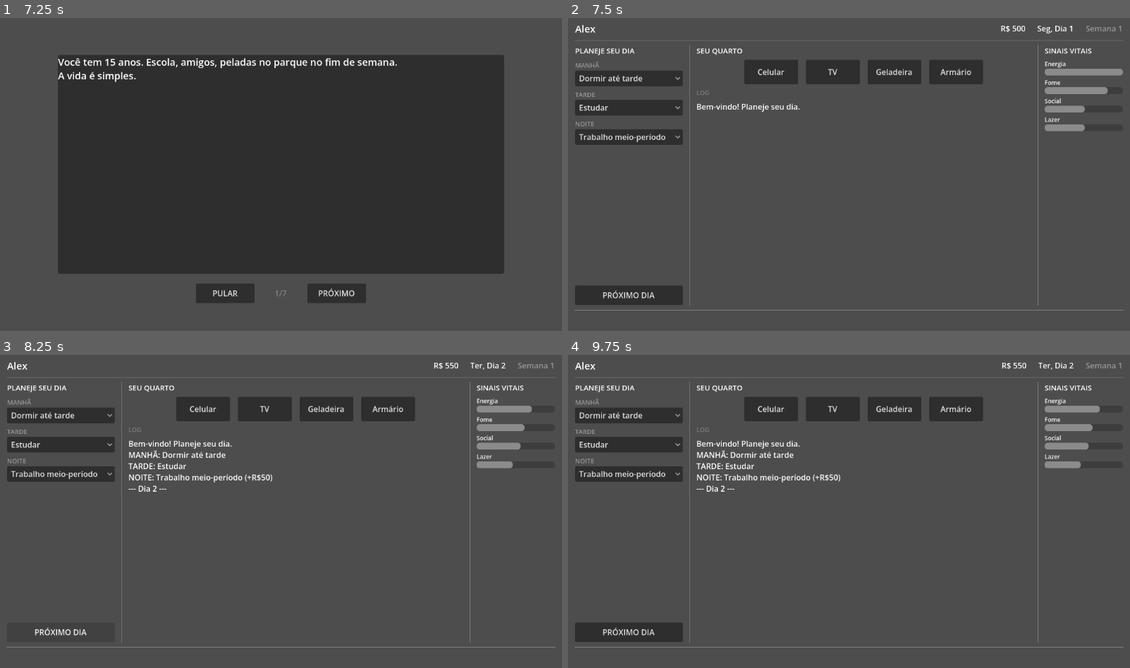
Above: before the commit, frames 1-4 (two rows, left to right).
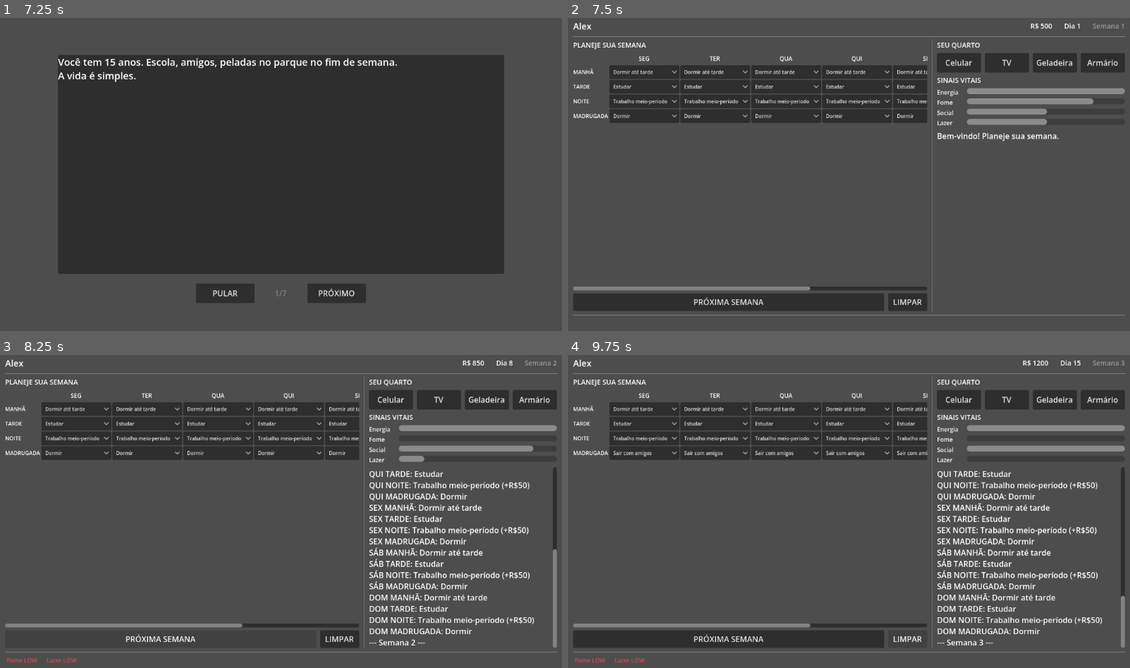
Above: after the commit, the same moments.

Repository: Slaxis/FlagFootballManager
Game: Godot game, scene res://engine/game/game.tscn
Two runs of this game, one before a commit and one after it. Both use one fixed random seed, a clock stepped at 60 frames per second and the inputs below.
Inputs (mouse positions are in pixels of both pictures, inside the frame that each line leads up to):
- Up to frame 1 (7.25 s): click "INICIAR" at 0.5 s; click (281, 168) at 1.25 s; click "OK" at 2 s; click (488, 36) at 2.77 s; type "Alex" at 2.85 s; click "JOGADOR" at 3.5 s; click "M" at 4.25 s; click "F" at 5 s; click "·" at 5.75 s; click "INICIAR" at 6.5 s
- Up to frame 2 (7.5 s): click "PULAR" at 7.25 s
- Up to frame 3 (8.25 s): click (61, 633) at 8 s, where only the run before the commit has a clickable "PRÓXIMO DIA"
- Up to frame 4 (9.75 s): click (730, 639) at 8.75 s, where only the run after the commit has a clickable "PRÓXIMA SEMANA"; click (905, 639) at 9.5 s, where only the run after the commit has a clickable "LIMPAR"

Frame 1 is identical in both runs. In frame 2, 19% of the frame differs, in the area x 0-100%, y 1-96%; in frame 3, 20%; in frame 4, 22%, in the area x 0-100%, y 1-99%.

Commit message:
feat: weekly planner grid (7x4) replaces daily slot planner
Home screen now shows a 7-column x 4-row grid (Mon-Sun x
Morning/Afternoon/Night/Late Night). Each cell is an OptionButton
filtered by slot availability. Late Night defaults to Sleep.
NEXT WEEK resolves all 28 slots. CLEAR resets grid.

Added late_night slot and "Stay Up Late" activity.

Co-Authored-By: Claude Opus 4.6 (1M context) <noreply@anthropic.com>

Diff:
--- a/game/defs/activity.json
+++ b/game/defs/activity.json
@@ -40,28 +40,28 @@
       "id": "socialize",
       "name": {"pt": "Sair com amigos", "en": "Hang Out"},
       "desc": {"pt": "Encontrar amigos, conversar, se divertir", "en": "Meet friends, talk, have a good time"},
-      "slots": ["afternoon", "night"],
+      "slots": ["afternoon", "night", "late_night"],
       "effects": {"energy": -5, "social": 25, "leisure": 15, "hunger": -10}
     },
     {
       "id": "watch_tv",
       "name": {"pt": "Assistir TV", "en": "Watch TV"},
       "desc": {"pt": "Relaxar no sofá, recarregar", "en": "Relax on the couch, recharge"},
-      "slots": ["morning", "afternoon", "night"],
+      "slots": ["morning", "afternoon", "night", "late_night"],
       "effects": {"energy": 5, "leisure": 20, "social": -5}
     },
     {
       "id": "watch_game",
       "name": {"pt": "Assistir jogo / filme", "en": "Watch Game Film"},
       "desc": {"pt": "Estudar jogadas, formações e tendências", "en": "Study plays, formations, and opponent tendencies"},
-      "slots": ["morning", "afternoon", "night"],
+      "slots": ["morning", "afternoon", "night", "late_night"],
       "effects": {"energy": -10, "leisure": -5}
     },
     {
       "id": "browse_phone",
       "name": {"pt": "Mexer no celular", "en": "Browse Phone"},
       "desc": {"pt": "Ver times, comprar, conversar", "en": "Check teams, shop, chat with friends"},
-      "slots": ["morning", "afternoon", "night"],
+      "slots": ["morning", "afternoon", "night", "late_night"],
       "effects": {"energy": -5, "leisure": 10}
     },
     {
@@ -83,8 +83,15 @@
       "id": "sleep",
       "name": {"pt": "Dormir", "en": "Sleep"},
       "desc": {"pt": "Ir pra cama — essencial pra recuperação", "en": "Go to bed — essential for recovery"},
-      "slots": ["night"],
+      "slots": ["night", "late_night"],
       "effects": {"energy": 40, "hunger": -5}
+    },
+    {
+      "id": "stay_up_late",
+      "name": {"pt": "Virar a noite", "en": "Stay Up Late"},
+      "desc": {"pt": "Ficar acordado de madrugada — ruim pra energia", "en": "Pull a late night — bad for energy"},
+      "slots": ["late_night"],
+      "effects": {"energy": -20, "leisure": 15}
     }
   ]
 }
--- a/game/modules/brasil_2026/ui/player_home/player_home.gd
+++ b/game/modules/brasil_2026/ui/player_home/player_home.gd
@@ -1,29 +1,36 @@
 extends Control
 
-const SLOTS: Array[String] = ["morning", "afternoon", "night"]
+const DAYS: Array[String] = ["mon", "tue", "wed", "thu", "fri", "sat", "sun"]
+const SLOTS: Array[String] = ["morning", "afternoon", "night", "late_night"]
+
+const DAY_LABELS: Dictionary = {
+	"mon": {"pt": "SEG", "en": "MON"},
+	"tue": {"pt": "TER", "en": "TUE"},
+	"wed": {"pt": "QUA", "en": "WED"},
+	"thu": {"pt": "QUI", "en": "THU"},
+	"fri": {"pt": "SEX", "en": "FRI"},
+	"sat": {"pt": "SÁB", "en": "SAT"},
+	"sun": {"pt": "DOM", "en": "SUN"},
+}
 const SLOT_LABELS: Dictionary = {
-	"morning":   {"pt": "MANHÃ",  "en": "MORNING"},
-	"afternoon": {"pt": "TARDE",  "en": "AFTERNOON"},
-	"night":     {"pt": "NOITE",  "en": "NIGHT"},
+	"morning":    {"pt": "MANHÃ",      "en": "MORN"},
+	"afternoon":  {"pt": "TARDE",      "en": "AFT"},
+	"night":      {"pt": "NOITE",      "en": "NITE"},
+	"late_night": {"pt": "MADRUGADA",  "en": "LATE"},
 }
-const DAY_NAMES_I18N: Dictionary = {
-	"pt": ["Seg", "Ter", "Qua", "Qui", "Sex", "Sáb", "Dom"],
-	"en": ["Mon", "Tue", "Wed", "Thu", "Fri", "Sat", "Sun"],
-}
-const T_PLAN: Dictionary = {"pt": "PLANEJE SEU DIA", "en": "PLAN YOUR DAY"}
-const T_NEXT: Dictionary = {"pt": "PRÓXIMO DIA", "en": "NEXT DAY"}
-const T_ROOM: Dictionary = {"pt": "SEU QUARTO", "en": "YOUR ROOM"}
-const T_LOG: Dictionary = {"pt": "LOG", "en": "LOG"}
-const T_VITALS: Dictionary = {"pt": "SINAIS VITAIS", "en": "VITALS"}
 const T_WEEK: Dictionary = {"pt": "Semana", "en": "Week"}
 const T_DAY: Dictionary = {"pt": "Dia", "en": "Day"}
-const T_WELCOME: Dictionary = {"pt": "Bem-vindo! Planeje seu dia.", "en": "Welcome home. Plan your day."}
+const T_PLAN: Dictionary = {"pt": "PLANEJE SUA SEMANA", "en": "PLAN YOUR WEEK"}
+const T_NEXT_WEEK: Dictionary = {"pt": "PRÓXIMA SEMANA", "en": "NEXT WEEK"}
+const T_CLEAR: Dictionary = {"pt": "LIMPAR", "en": "CLEAR"}
+const T_ROOM: Dictionary = {"pt": "SEU QUARTO", "en": "YOUR ROOM"}
+const T_VITALS: Dictionary = {"pt": "SINAIS VITAIS", "en": "VITALS"}
+const T_WELCOME: Dictionary = {"pt": "Bem-vindo! Planeje sua semana.", "en": "Welcome home. Plan your week."}
 const T_PHONE: Dictionary = {"pt": "Celular", "en": "Phone"}
 const T_TV: Dictionary = {"pt": "TV", "en": "TV"}
 const T_FRIDGE: Dictionary = {"pt": "Geladeira", "en": "Fridge"}
 const T_WARDROBE: Dictionary = {"pt": "Armário", "en": "Wardrobe"}
 const T_NOT_IMPL: Dictionary = {"pt": " — ainda não implementado", "en": " — not yet implemented"}
-const T_EXHAUSTED: Dictionary = {"pt": "Exausto demais para treinar. Dormiu.", "en": "Too exhausted to train. Slept instead."}
 
 const VITAL_NAMES: Dictionary = {
 	"energy":  {"pt": "Energia", "en": "Energy"},
@@ -32,35 +39,31 @@
 	"leisure": {"pt": "Lazer",   "en": "Leisure"},
 }
 
-const COLOR_VITAL_OK := Color(0.3, 0.8, 0.3)
-const COLOR_VITAL_WARN := Color(0.9, 0.7, 0.2)
-const COLOR_VITAL_LOW := Color(0.8, 0.2, 0.2)
+const COLOR_DEBUFF := Color(0.8, 0.3, 0.3)
 const COLOR_BUFF := Color(0.3, 0.7, 0.9)
-const COLOR_DEBUFF := Color(0.8, 0.3, 0.3)
-
-var _activity_def: Def  # ActivityDef
-var _slot_selects: Dictionary = {}
-var _slot_activities: Dictionary = {}
+
+var _activity_def: Def
+var _grid_selects: Dictionary = {}  # "day_slot" -> OptionButton
+var _grid_activities: Dictionary = {}  # "day_slot" -> Array[Dictionary]
 var _vital_bars: Dictionary = {}
 var _vital_labels: Dictionary = {}
-var _slot_labels: Dictionary = {}  # slot -> Label
 var _effects: Array[Dictionary] = []
 
 @onready var money_label: Label = $Margin/VBox/TopBar/MoneyLabel
 @onready var day_label: Label = $Margin/VBox/TopBar/DayLabel
 @onready var week_label: Label = $Margin/VBox/TopBar/WeekLabel
 @onready var player_label: Label = $Margin/VBox/TopBar/PlayerLabel
+
 @onready var plan_header: Label = $Margin/VBox/Content/LeftPanel/PlanHeader
-@onready var slots_panel: VBoxContainer = $Margin/VBox/Content/LeftPanel/Slots
-@onready var btn_next: Button = $Margin/VBox/Content/LeftPanel/BtnNextDay
-
-@onready var room_header: Label = $Margin/VBox/Content/CenterPanel/RoomHeader
-@onready var room_panel: VBoxContainer = $Margin/VBox/Content/CenterPanel/Room
-@onready var log_header: Label = $Margin/VBox/Content/CenterPanel/LogHeader
-@onready var log_text: RichTextLabel = $Margin/VBox/Content/CenterPanel/LogText
-
+@onready var grid_container: GridContainer = $Margin/VBox/Content/LeftPanel/GridScroll/WeekGrid
+@onready var btn_next_week: Button = $Margin/VBox/Content/LeftPanel/ButtonRow/BtnNextWeek
+@onready var btn_clear: Button = $Margin/VBox/Content/LeftPanel/ButtonRow/BtnClear
+
+@onready var room_header: Label = $Margin/VBox/Content/RightPanel/RoomHeader
+@onready var room_panel: VBoxContainer = $Margin/VBox/Content/RightPanel/Room
 @onready var vitals_header: Label = $Margin/VBox/Content/RightPanel/VitalsHeader
 @onready var vitals_panel: VBoxContainer = $Margin/VBox/Content/RightPanel/Vitals
+@onready var log_text: RichTextLabel = $Margin/VBox/Content/RightPanel/LogText
 @onready var effects_bar: HBoxContainer = $Margin/VBox/EffectsBar
 
 func _ready() -> void:
@@ -68,36 +71,27 @@
 	if _activity_def == null:
 		Log.log(self, "error", "PlayerHome: missing activity Def.")
 		return
-	_build_slots()
+	_build_grid()
 	_build_room()
 	_build_vitals()
-	_update_all_text()
+	_update_text()
 	_update_header()
 	_update_vitals()
-	btn_next.pressed.connect(_on_next_day)
+	btn_next_week.pressed.connect(_on_next_week)
+	btn_clear.pressed.connect(_on_clear)
 	_log(I18n.text(T_WELCOME))
 
-func _update_all_text() -> void:
+# --- Text ---
+
+func _update_text() -> void:
 	plan_header.text = I18n.text(T_PLAN)
-	btn_next.text = I18n.text(T_NEXT)
+	btn_next_week.text = I18n.text(T_NEXT_WEEK)
+	btn_clear.text = I18n.text(T_CLEAR)
 	room_header.text = I18n.text(T_ROOM)
-	log_header.text = I18n.text(T_LOG)
 	vitals_header.text = I18n.text(T_VITALS)
-	# Update slot labels
-	for slot: String in _slot_labels:
-		_slot_labels[slot].text = I18n.text(SLOT_LABELS[slot])
-	# Update slot dropdowns
-	for slot: String in _slot_selects:
-		var select: OptionButton = _slot_selects[slot]
-		var acts: Array[Dictionary] = _slot_activities.get(slot, [])
-		for i: int in acts.size():
-			select.set_item_text(i, I18n.text(acts[i].get("name", acts[i].get("id", "?"))))
-	# Update vital labels
 	for vid: String in _vital_labels:
 		_vital_labels[vid].text = I18n.text(VITAL_NAMES.get(vid, vid))
-	# Update room buttons
 	_rebuild_room()
-	_update_header()
 
 # --- Header ---
 
@@ -105,51 +99,61 @@
 	var money: int = int(The.session.get("money", 0))
 	var week: int = int(The.session.get("week", 1))
 	var day: int = int(The.session.get("day", 1))
-	var day_names: Array = DAY_NAMES_I18N.get(I18n.lang, DAY_NAMES_I18N["en"])
-	var day_name: String = day_names[(day - 1) % 7]
-	var player_name: String = String(The.session.get("player_name", ""))
-
+	player_label.text = String(The.session.get("player_name", ""))
 	money_label.text = "R$ " + str(money)
-	day_label.text = day_name + ", " + I18n.text(T_DAY) + " " + str(day)
+	day_label.text = I18n.text(T_DAY) + " " + str(day)
 	week_label.text = I18n.text(T_WEEK) + " " + str(week)
-	player_label.text = player_name
-
-# --- Slots ---
-
-func _build_slots() -> void:
-	for slot: String in SLOTS:
-		var row: VBoxContainer = VBoxContainer.new()
-		row.add_theme_constant_override("separation", 2)
-
-		var label: Label = Label.new()
-		label.text = I18n.text(SLOT_LABELS[slot])
-		label.add_theme_font_size_override("font_size", 13)
-		label.add_theme_color_override("font_color", Color(0.6, 0.6, 0.6))
-		row.add_child(label)
-		_slot_labels[slot] = label
-
-		var select: OptionButton = OptionButton.new()
-		select.custom_minimum_size = Vector2(200, 32)
-		var available: Array[Dictionary] = _activity_def.list_for_slot(slot)
-		_slot_activities[slot] = available
-		for act: Dictionary in available:
-			select.add_item(I18n.text(act.get("name", act.get("id", "?"))))
-		select.tooltip_text = _get_activity_desc(slot, 0)
-		select.item_selected.connect(_on_slot_changed.bind(slot))
-		row.add_child(select)
-		_slot_selects[slot] = select
-
-		slots_panel.add_child(row)
-
-func _get_activity_desc(slot: String, index: int) -> String:
-	var acts: Array[Dictionary] = _slot_activities.get(slot, [])
-	if index >= 0 and index < acts.size():
-		return I18n.text(acts[index].get("desc", ""))
-	return ""
-
-func _on_slot_changed(index: int, slot: String) -> void:
-	var select: OptionButton = _slot_selects[slot]
-	select.tooltip_text = _get_activity_desc(slot, index)
+
+# --- Week Grid ---
+
+func _build_grid() -> void:
+	grid_container.columns = DAYS.size() + 1
+
+	# Corner cell
+	var corner: Label = Label.new()
+	corner.text = ""
+	corner.custom_minimum_size = Vector2(50, 0)
+	grid_container.add_child(corner)
+
+	# Day headers
+	for day_id: String in DAYS:
+		var header: Label = Label.new()
+		header.text = I18n.text(DAY_LABELS[day_id])
+		header.horizontal_alignment = HORIZONTAL_ALIGNMENT_CENTER
+		header.custom_minimum_size = Vector2(80, 0)
+		header.add_theme_font_size_override("font_size", 12)
+		grid_container.add_child(header)
+
+	# Slot rows
+	for slot_id: String in SLOTS:
+		var row_label: Label = Label.new()
+		row_label.text = I18n.text(SLOT_LABELS[slot_id])
+		row_label.add_theme_font_size_override("font_size", 11)
+		row_label.custom_minimum_size = Vector2(50, 0)
+		grid_container.add_child(row_label)
+
+		var available: Array[Dictionary] = _activity_def.list_for_slot(slot_id)
+
+		for day_id: String in DAYS:
+			var key: String = day_id + "_" + slot_id
+			var select: OptionButton = OptionButton.new()
+			select.custom_minimum_size = Vector2(80, 28)
+			select.add_theme_font_size_override("font_size", 10)
+			_grid_activities[key] = available
+			for act: Dictionary in available:
+				select.add_item(I18n.text(act.get("name", "?")))
+			# Default late_night to sleep
+			if slot_id == "late_night":
+				for i: int in available.size():
+					if available[i].get("id", "") == "sleep":
+						select.selected = i
+						break
+			_grid_selects[key] = select
+			grid_container.add_child(select)
+
+func _on_clear() -> void:
+	for key: String in _grid_selects:
+		(_grid_selects[key] as OptionButton).selected = 0
 
 # --- Room ---
 
@@ -160,18 +164,18 @@
 	for child: Node in room_panel.get_children():
 		child.queue_free()
 	var items: Array[Dictionary] = [
-		{"label": T_PHONE,    "id": "phone"},
-		{"label": T_TV,       "id": "tv"},
-		{"label": T_FRIDGE,   "id": "fridge"},
+		{"label": T_PHONE, "id": "phone"},
+		{"label": T_TV, "id": "tv"},
+		{"label": T_FRIDGE, "id": "fridge"},
 		{"label": T_WARDROBE, "id": "wardrobe"},
 	]
 	var hbox: HBoxContainer = HBoxContainer.new()
 	hbox.alignment = BoxContainer.ALIGNMENT_CENTER
-	hbox.add_theme_constant_override("separation", 16)
+	hbox.add_theme_constant_override("separation", 8)
 	for item: Dictionary in items:
 		var btn: Button = Button.new()
 		btn.text = I18n.text(item["label"])
-		btn.custom_minimum_size = Vector2(110, 50)
+		btn.custom_minimum_size = Vector2(90, 40)
 		btn.pressed.connect(_on_room_item.bind(item["id"]))
 		hbox.add_child(btn)
 	room_panel.add_child(hbox)
@@ -184,19 +188,21 @@
 func _build_vitals() -> void:
 	var vital_ids: Array[String] = ["energy", "hunger", "social", "leisure"]
 	for vid: String in vital_ids:
-		var row: VBoxContainer = VBoxContainer.new()
-		row.add_theme_constant_override("separation", 1)
+		var row: HBoxContainer = HBoxContainer.new()
+		row.add_theme_constant_override("separation", 6)
 
 		var label: Label = Label.new()
 		label.text = I18n.text(VITAL_NAMES.get(vid, vid))
 		label.add_theme_font_size_override("font_size", 12)
+		label.custom_minimum_size = Vector2(55, 0)
 		row.add_child(label)
 		_vital_labels[vid] = label
 
 		var bar: ProgressBar = ProgressBar.new()
 		bar.min_value = 0
 		bar.max_value = 100
-		bar.custom_minimum_size = Vector2(0, 14)
+		bar.custom_minimum_size = Vector2(80, 12)
+		bar.size_flags_horizontal = Control.SIZE_EXPAND_FILL
 		bar.show_percentage = false
 		row.add_child(bar)
 		_vital_bars[vid] = bar
@@ -206,50 +212,53 @@
 func _update_vitals() -> void:
 	var vitals: Dictionary = The.session.get("vitals", {})
 	for vid: String in _vital_bars:
-		var bar: ProgressBar = _vital_bars[vid]
-		var val: int = int(vitals.get(vid, 0))
-		bar.value = val
-
-# --- Day progression ---
-
-func _on_next_day() -> void:
+		(_vital_bars[vid] as ProgressBar).value = int(vitals.get(vid, 0))
+
+# --- Week resolution ---
+
+func _on_next_week() -> void:
 	var vitals: Dictionary = The.session.get("vitals", {}).duplicate()
 	var money: int = int(The.session.get("money", 0))
 
-	for slot: String in SLOTS:
-		var select: OptionButton = _slot_selects[slot]
-		var index: int = select.selected
-		var acts: Array[Dictionary] = _slot_activities.get(slot, [])
-		if index < 0 or index >= acts.size():
-			continue
-		var act: Dictionary = acts[index]
-		var act_name: String = I18n.text(act.get("name", "?"))
-
-		var effects: Dictionary = act.get("effects", {})
-		for key: String in effects.keys():
-			var current: int = int(vitals.get(key, 0))
-			vitals[key] = clampi(current + int(effects[key]), 0, 100)
-
-		var money_delta: int = int(act.get("money", 0))
-		money += money_delta
-
-		var money_str: String = ""
-		if money_delta > 0:
-			money_str = " (+R$" + str(money_delta) + ")"
-		elif money_delta < 0:
-			money_str = " (-R$" + str(absi(money_delta)) + ")"
-
-		_log(I18n.text(SLOT_LABELS[slot]) + ": " + act_name + money_str)
-
+	for day_id: String in DAYS:
+		var day_text: String = I18n.text(DAY_LABELS[day_id])
+		for slot_id: String in SLOTS:
+			var key: String = day_id + "_" + slot_id
+			var select: OptionButton = _grid_selects.get(key, null)
+			if select == null:
+				continue
+			var index: int = select.selected
+			var acts: Array[Dictionary] = _grid_activities.get(key, [])
+			if index < 0 or index >= acts.size():
+				continue
+			var act: Dictionary = acts[index]
+			var act_name: String = I18n.text(act.get("name", "?"))
+
+			var effects: Dictionary = act.get("effects", {})
+			for vid: String in effects.keys():
+				var current: int = int(vitals.get(vid, 0))
+				vitals[vid] = clampi(current + int(effects[vid]), 0, 100)
+
+			var money_delta: int = int(act.get("money", 0))
+			money += money_delta
+
+			var money_str: String = ""
+			if money_delta > 0:
+				money_str = " (+R$" + str(money_delta) + ")"
+			elif money_delta < 0:
+				money_str = " (-R$" + str(absi(money_delta)) + ")"
+
+			_log(day_text + " " + I18n.text(SLOT_LABELS[slot_id]) + ": " + act_name + money_str)
+
+	# Debuffs
 	_effects.clear()
 	for vid: String in vitals:
-		var val: int = int(vitals[vid])
-		if val <= 20:
+		if int(vitals[vid]) <= 20:
 			_effects.append({"name": I18n.text(VITAL_NAMES.get(vid, vid)) + " LOW", "type": "debuff"})
 
 	The.session["vitals"] = vitals
 	The.session["money"] = money
-	var day: int = int(The.session.get("day", 1)) + 1
+	var day: int = int(The.session.get("day", 1)) + 7
 	The.session["day"] = day
 	@warning_ignore("integer_division")
 	The.session["week"] = ((day - 1) / 7) + 1
@@ -257,7 +266,7 @@
 	_update_header()
 	_update_vitals()
 	_update_effects()
-	_log("--- " + I18n.text(T_DAY) + " " + str(day) + " ---")
+	_log("--- " + I18n.text(T_WEEK) + " " + str(The.session["week"]) + " ---")
 
 func _update_effects() -> void:
 	for child: Node in effects_bar.get_children():
@@ -270,5 +279,7 @@
 		label.add_theme_font_size_override("font_size", 12)
 		effects_bar.add_child(label)
 
+# --- Log ---
+
 func _log(text: String) -> void:
 	log_text.append_text(text + "\n")
--- a/game/modules/brasil_2026/ui/player_home/player_home.tscn
+++ b/game/modules/brasil_2026/ui/player_home/player_home.tscn
@@ -18,14 +18,14 @@
 anchor_bottom = 1.0
 grow_horizontal = 2
 grow_vertical = 2
-theme_override_constants/margin_left = 16
-theme_override_constants/margin_top = 12
-theme_override_constants/margin_right = 16
-theme_override_constants/margin_bottom = 12
+theme_override_constants/margin_left = 12
+theme_override_constants/margin_top = 8
+theme_override_constants/margin_right = 12
+theme_override_constants/margin_bottom = 8
 
 [node name="VBox" type="VBoxContainer" parent="Margin"]
 layout_mode = 2
-theme_override_constants/separation = 8
+theme_override_constants/separation = 6
 
 [node name="TopBar" type="HBoxContainer" parent="Margin/VBox"]
 layout_mode = 2
@@ -33,7 +33,7 @@
 
 [node name="PlayerLabel" type="Label" parent="Margin/VBox/TopBar"]
 layout_mode = 2
-theme_override_font_sizes/font_size = 20
+theme_override_font_sizes/font_size = 18
 text = "Player"
 
 [node name="Spacer1" type="Control" parent="Margin/VBox/TopBar"]
@@ -42,17 +42,17 @@
 
 [node name="MoneyLabel" type="Label" parent="Margin/VBox/TopBar"]
 layout_mode = 2
-theme_override_font_sizes/font_size = 16
+theme_override_font_sizes/font_size = 14
 text = "R$ 500"
 
 [node name="DayLabel" type="Label" parent="Margin/VBox/TopBar"]
 layout_mode = 2
-theme_override_font_sizes/font_size = 16
-text = "Mon, Day 1"
+theme_override_font_sizes/font_size = 14
+text = "Day 1"
 
 [node name="WeekLabel" type="Label" parent="Margin/VBox/TopBar"]
 layout_mode = 2
-theme_override_font_sizes/font_size = 16
+theme_override_font_sizes/font_size = 14
 theme_override_colors/font_color = Color(0.6, 0.6, 0.6, 1)
 text = "Week 1"
 
@@ -62,81 +62,80 @@
 [node name="Content" type="HBoxContainer" parent="Margin/VBox"]
 layout_mode = 2
 size_flags_vertical = 3
-theme_override_constants/separation = 12
+theme_override_constants/separation = 8
 
 [node name="LeftPanel" type="VBoxContainer" parent="Margin/VBox/Content"]
 layout_mode = 2
-custom_minimum_size = Vector2(220, 0)
-theme_override_constants/separation = 10
+size_flags_horizontal = 3
+size_flags_stretch_ratio = 3.0
+theme_override_constants/separation = 6
 
 [node name="PlanHeader" type="Label" parent="Margin/VBox/Content/LeftPanel"]
 layout_mode = 2
-theme_override_font_sizes/font_size = 15
-text = "PLAN YOUR DAY"
+theme_override_font_sizes/font_size = 14
+text = "PLAN YOUR WEEK"
 
-[node name="Slots" type="VBoxContainer" parent="Margin/VBox/Content/LeftPanel"]
+[node name="GridScroll" type="ScrollContainer" parent="Margin/VBox/Content/LeftPanel"]
+layout_mode = 2
+size_flags_vertical = 3
+horizontal_scroll_mode = 2
+
+[node name="WeekGrid" type="GridContainer" parent="Margin/VBox/Content/LeftPanel/GridScroll"]
+layout_mode = 2
+theme_override_constants/h_separation = 2
+theme_override_constants/v_separation = 2
+
+[node name="ButtonRow" type="HBoxContainer" parent="Margin/VBox/Content/LeftPanel"]
 layout_mode = 2
 theme_override_constants/separation = 8
 
-[node name="SlotSpacer" type="Control" parent="Margin/VBox/Content/LeftPanel"]
+[node name="BtnNextWeek" type="Button" parent="Margin/VBox/Content/LeftPanel/ButtonRow"]
 layout_mode = 2
-size_flags_vertical = 3
+size_flags_horizontal = 3
+custom_minimum_size = Vector2(0, 36)
+text = "NEXT WEEK"
 
-[node name="BtnNextDay" type="Button" parent="Margin/VBox/Content/LeftPanel"]
+[node name="BtnClear" type="Button" parent="Margin/VBox/Content/LeftPanel/ButtonRow"]
 layout_mode = 2
-custom_minimum_size = Vector2(0, 40)
-text = "NEXT DAY"
+custom_minimum_size = Vector2(80, 36)
+text = "CLEAR"
 
-[node name="LeftSep" type="VSeparator" parent="Margin/VBox/Content"]
+[node name="Sep" type="VSeparator" parent="Margin/VBox/Content"]
 layout_mode = 2
 
-[node name="CenterPanel" type="VBoxContainer" parent="Margin/VBox/Content"]
+[node name="RightPanel" type="VBoxContainer" parent="Margin/VBox/Content"]
 layout_mode = 2
-size_flags_horizontal = 3
-theme_override_constants/separation = 8
+custom_minimum_size = Vector2(200, 0)
+theme_override_constants/separation = 6
 
-[node name="RoomHeader" type="Label" parent="Margin/VBox/Content/CenterPanel"]
+[node name="RoomHeader" type="Label" parent="Margin/VBox/Content/RightPanel"]
 layout_mode = 2
-theme_override_font_sizes/font_size = 15
+theme_override_font_sizes/font_size = 14
 text = "YOUR ROOM"
 
-[node name="Room" type="VBoxContainer" parent="Margin/VBox/Content/CenterPanel"]
+[node name="Room" type="VBoxContainer" parent="Margin/VBox/Content/RightPanel"]
 layout_mode = 2
-theme_override_constants/separation = 8
+theme_override_constants/separation = 4
 
-[node name="LogHeader" type="Label" parent="Margin/VBox/Content/CenterPanel"]
+[node name="VitalsHeader" type="Label" parent="Margin/VBox/Content/RightPanel"]
 layout_mode = 2
-theme_override_font_sizes/font_size = 13
-theme_override_colors/font_color = Color(0.5, 0.5, 0.5, 1)
-text = "LOG"
+theme_override_font_sizes/font_size = 14
+text = "VITALS"
 
-[node name="LogText" type="RichTextLabel" parent="Margin/VBox/Content/CenterPanel"]
+[node name="Vitals" type="VBoxContainer" parent="Margin/VBox/Content/RightPanel"]
+layout_mode = 2
+theme_override_constants/separation = 4
+
+[node name="LogText" type="RichTextLabel" parent="Margin/VBox/Content/RightPanel"]
 layout_mode = 2
 size_flags_vertical = 3
 bbcode_enabled = true
 scroll_following = true
-
-[node name="RightSep" type="VSeparator" parent="Margin/VBox/Content"]
-layout_mode = 2
-
-[node name="RightPanel" type="VBoxContainer" parent="Margin/VBox/Content"]
-layout_mode = 2
-custom_minimum_size = Vector2(160, 0)
-theme_override_constants/separation = 8
-
-[node name="VitalsHeader" type="Label" parent="Margin/VBox/Content/RightPanel"]
-layout_mode = 2
-theme_override_font_sizes/font_size = 15
-text = "VITALS"
-
-[node name="Vitals" type="VBoxContainer" parent="Margin/VBox/Content/RightPanel"]
-layout_mode = 2
-theme_override_constants/separation = 6
 
 [node name="BottomSep" type="HSeparator" parent="Margin/VBox"]
 layout_mode = 2
 
 [node name="EffectsBar" type="HBoxContainer" parent="Margin/VBox"]
 layout_mode = 2
-custom_minimum_size = Vector2(0, 24)
+custom_minimum_size = Vector2(0, 20)
 theme_override_constants/separation = 12
Not shown, changed: CHANGELOG.md
Not shown, changed: TODO.md
